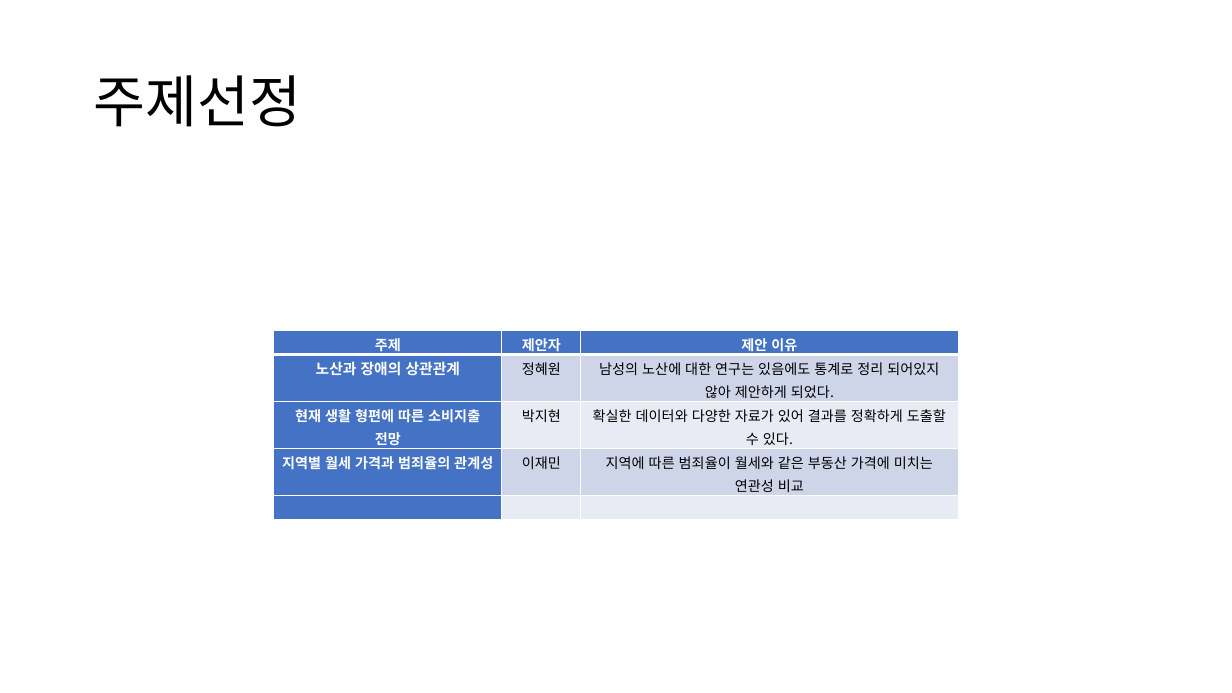
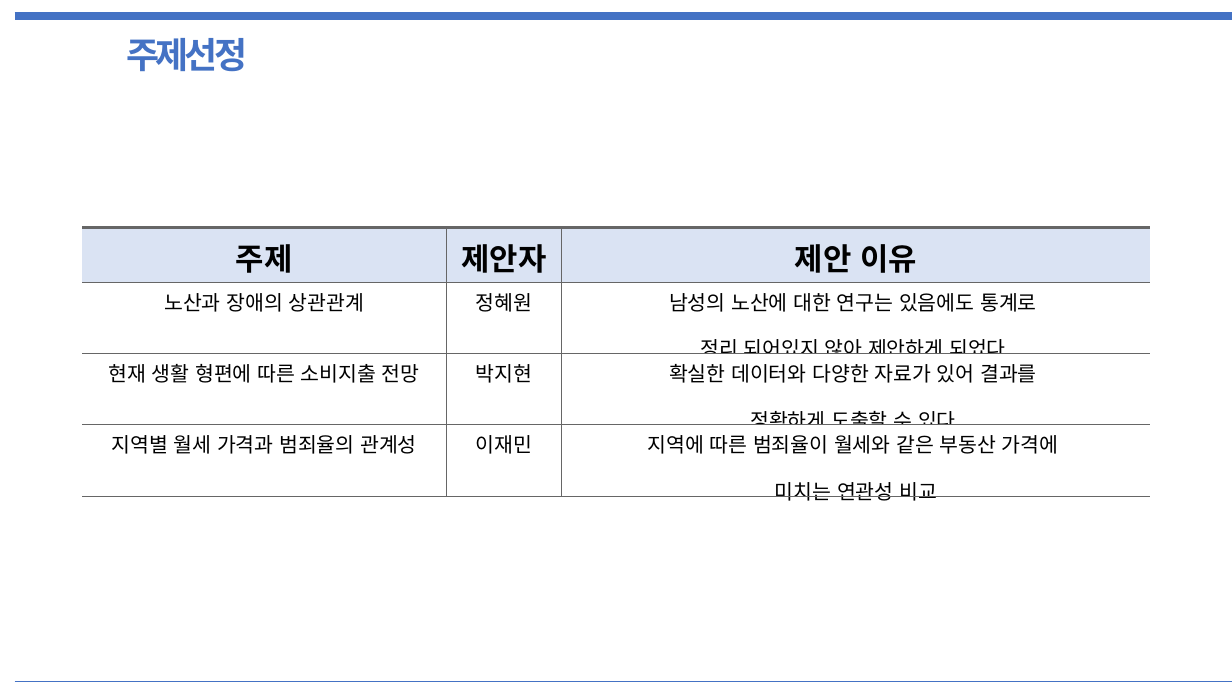
Before and after one commit to PaddingE/github_test, a slide deck: slide 3 of semi_project_data.pptx. Drawn at 1232x693 pixels with LibreOffice and Linux fonts; fonts in the diff are those of the drawing. Boxes give left, top, right and bottom in pixels: in the first picture for what was removed or moved away, otherwise in the second. Text is boxed around its words. In the diff, an @@ line names an element or a change of style, - is before the commit and + after.

```diff
--- a/semi_project_data.pptx
+++ b/semi_project_data.pptx
@@ line added from (15, 17) to (1232, 17), #4472C4 6 pt @@
@@ text "주제선정": place and size @@
-text "주제선정" at box(94, 75, 302, 127)
+text "주제선정" at box(127, 38, 248, 72)
@@ text "주제선정" at box(127, 38, 248, 72): size 44 to 28 pt, text colour #000000 to #4472C4, letter spacing 0 to -3 pt, bold on; line spacing 0.9 to 1; vertical alignment middle to top @@
@@ table at box(82, 227, 1150, 505) @@
-row 2: 노산과 장애의 상관관계 | 정혜원 | 남성의 노산에 대한 연구는 있음에도 통계로 정리 되어있지 않아 제안하게 되었다.
-row 3: 현재 생활 형편에 따른 소비지출 전망 | 박지현 | 확실한 데이터와 다양한 자료가 있어 결과를 정확하게 도출할 수 있다.
-row 4: 지역별 월세 가격과 범죄율의 관계성 | 이재민 | 지역에 따른 범죄율이 월세와 같은 부동산 가격에 미치는 연관성 비교
-row 5:  |  | 
+row 2: 노산과 장애의 상관관계 | 정혜원 | 남성의 노산에 대한 연구는 있음에도 통계로 / 정리 되어있지 않아 제안하게 되었다.
+row 3: 현재 생활 형편에 따른 소비지출 전망 | 박지현 | 확실한 데이터와 다양한 자료가 있어 결과를 / 정확하게 도출할 수 있다.
+row 4: 지역별 월세 가격과 범죄율의 관계성 | 이재민 | 지역에 따른 범죄율이 월세와 같은 부동산 가격에 / 미치는 연관성 비교
@@ table: place and size @@
-table at box(274, 331, 958, 496)
+table at box(82, 227, 1150, 505)
@@ line added from (15, 681) to (1232, 681), #4472C4 0.25 pt @@
```
Also in this commit, not shown: 14 other slides changed, 5 slides added, 4 slides removed.
